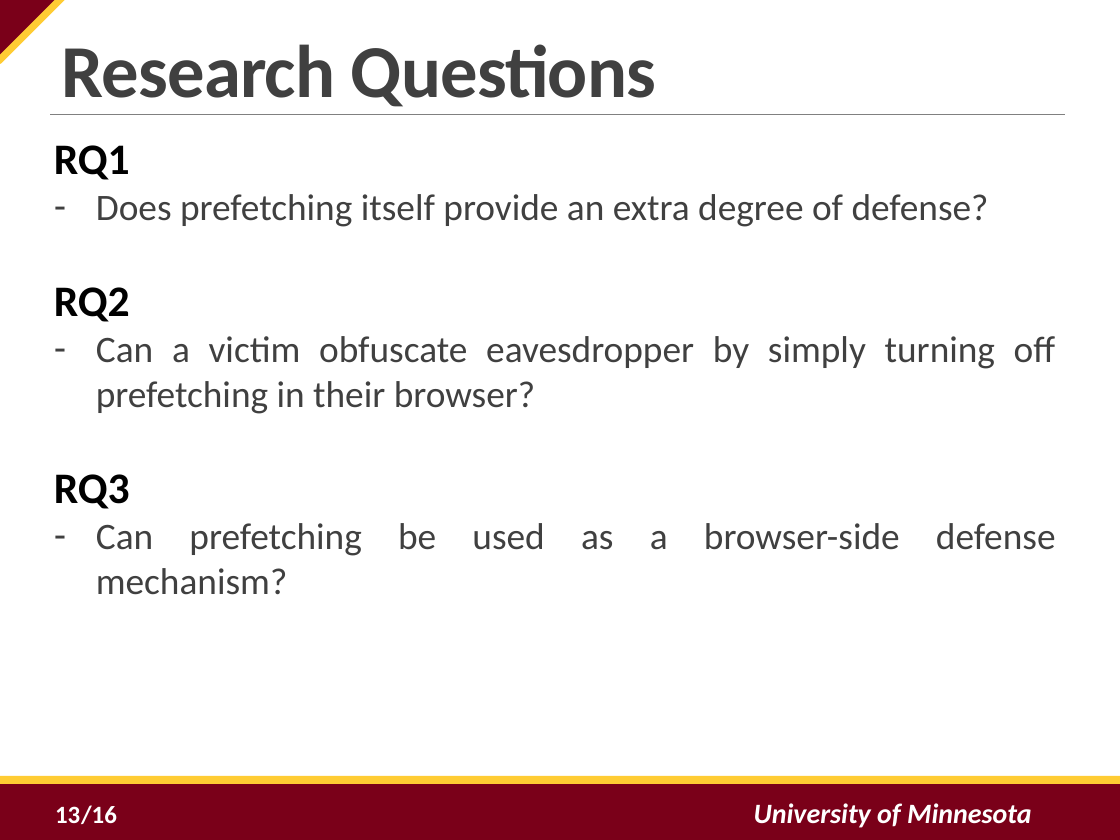
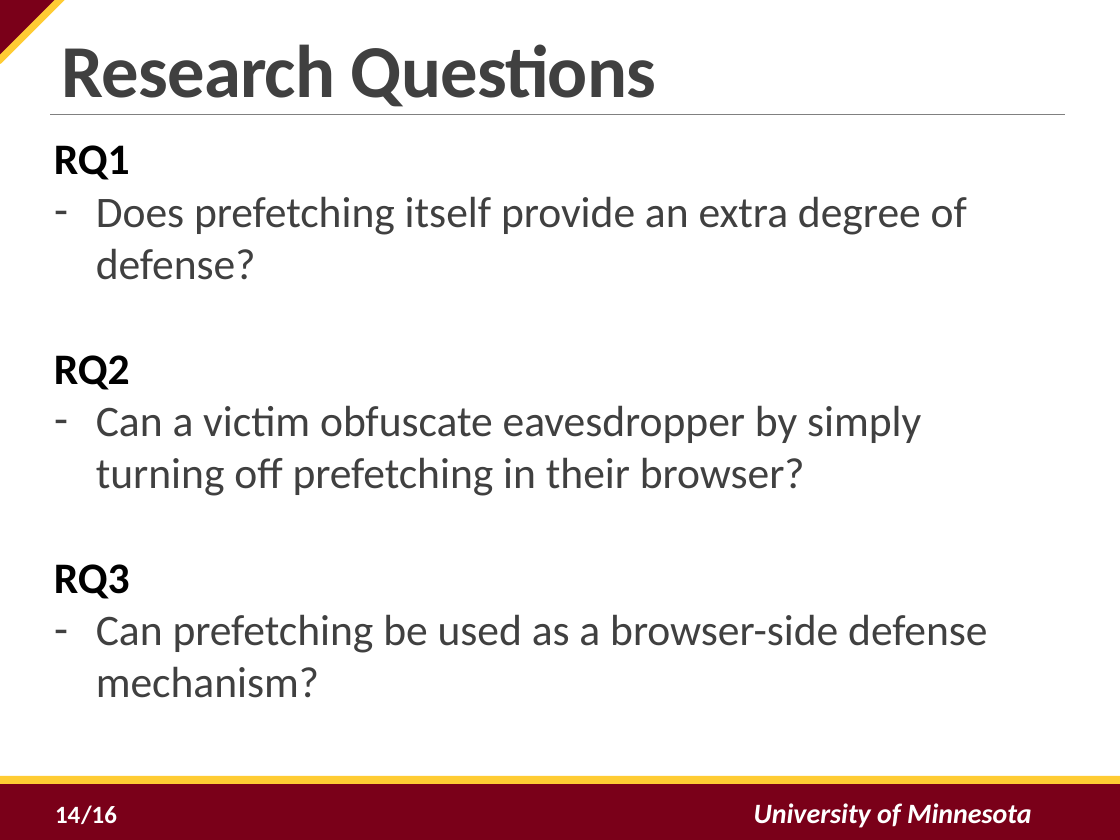
Before and after one commit to tj-byun/link-prefetching-website-fingerprinting-defense, a slide deck: slide 14 of final_presentation.pptx (slide 13 before the commit). Drawn at 1120x840 pixels with LibreOffice and Linux fonts; fonts in the diff are those of the drawing; background and template pictures are left out. Boxes give left, top, right and bottom in pixels: in the first picture for what was removed or moved away, otherwise in the second. Text is boxed around its words. In the diff, an @@ line names an element or a change of style, - is before the commit and + after.

```diff
--- a/final_presentation.pptx
+++ b/final_presentation.pptx
@@ text "RQ1" at (54, 145, 987, 698): size 24 to 28 pt; alignment justified to left @@
@@ page number at (55, 807, 80, 823): text changed @@
-13
+14
```
Also in this commit, not shown: 5 other slides changed, 4 slides added, 1 other file.
